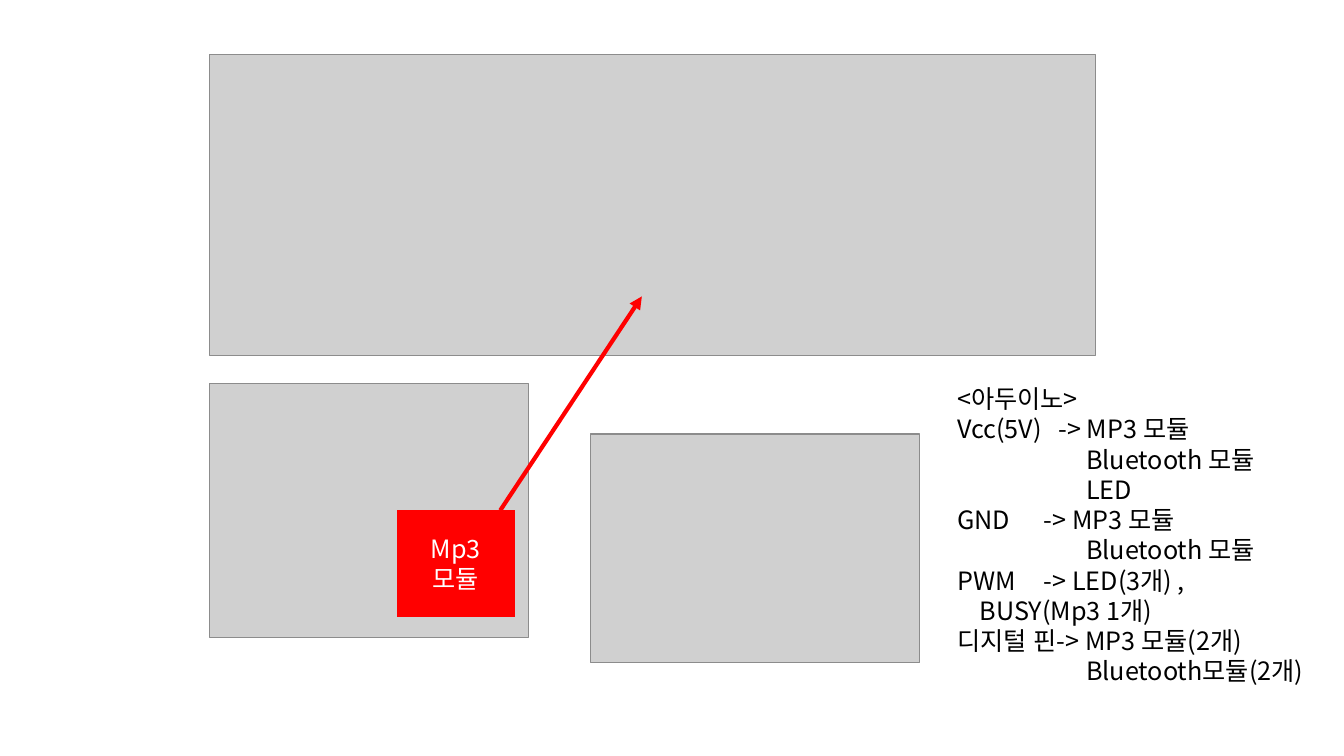
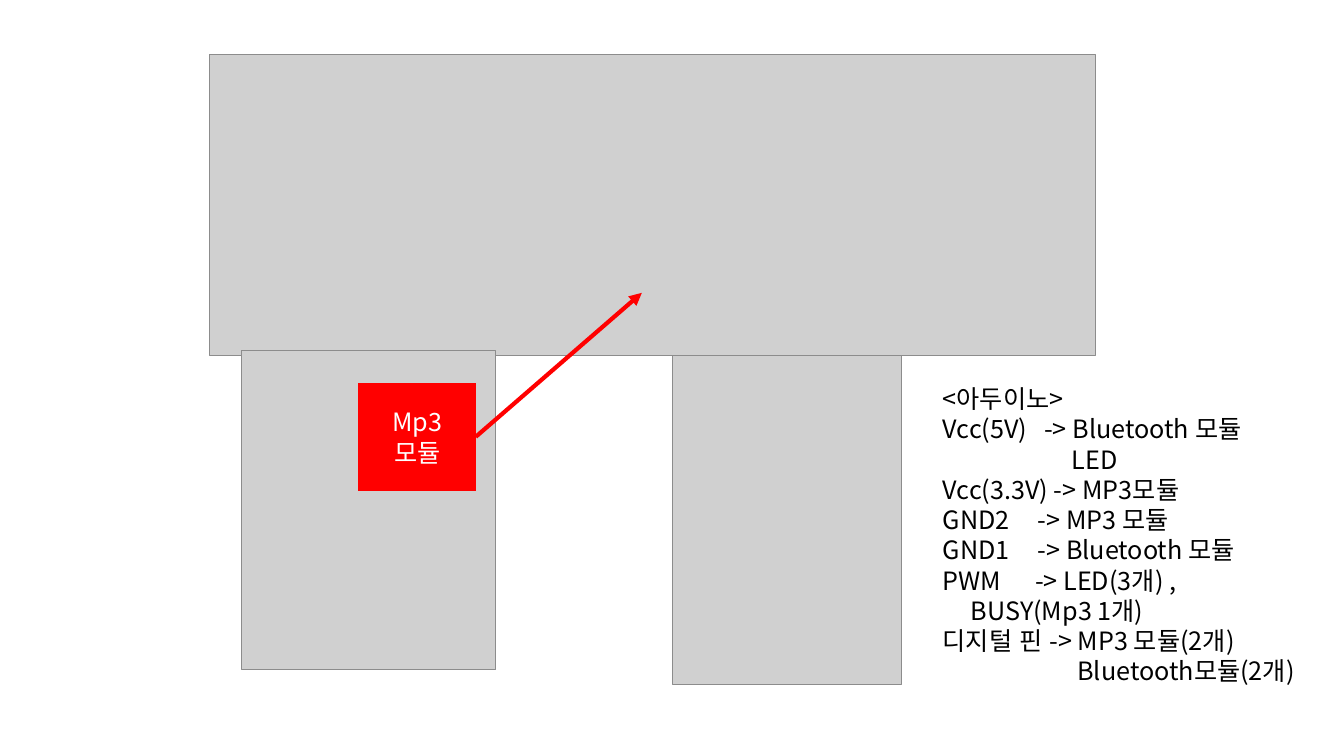
Before and after one commit to kutmicro/2013136046, a slide deck: slide 2 of 회로.pptx. Drawn at 1344x756 pixels with LibreOffice and Linux fonts; fonts in the diff are those of the drawing; grey boxes stand for pictures. Boxes give left, top, right and bottom in pixels: in the first picture for what was removed or moved away, otherwise in the second. Text is boxed around its words. In the diff, an @@ line names an element or a change of style, - is before the commit and + after.

```diff
--- a/회로.pptx
+++ b/회로.pptx
@@ arrow moved from (500, 510) - (642, 296) to (476, 437) - (642, 293) @@
@@ picture at [242, 350, 497, 670]: rotation 0 to 270 degrees @@
@@ picture at [673, 355, 902, 684]: rotation 0 to 90 degrees @@
@@ rectangle "Mp3": place and size @@
-rectangle "Mp3" at [397, 510, 514, 616]
+rectangle "Mp3" at [359, 384, 476, 490]
@@ text "<아두이노>": place and size @@
-text "<아두이노>" at [957, 387, 1303, 685]
+text "<아두이노>" at [943, 387, 1294, 685]
@@ text at [943, 417, 1241, 443]: text changed @@
-Vcc(5V) -> MP3 모듈
-Bluetooth 모듈
+Vcc(5V) -> Bluetooth 모듈
@@ text at [943, 478, 1235, 561]: text changed @@
-GND -> MP3 모듈
-Bluetooth 모듈
+Vcc(3.3V) -> MP3모듈
+GND2 -> MP3 모듈
+GND1 -> Bluetooth 모듈
@@ text at [943, 624, 1235, 655]: spaces changed @@
-디지털 핀-> MP3 모듈(2개)
+디지털 핀 -> MP3 모듈(2개)
```
Also in this commit, not shown: 26 other files.
